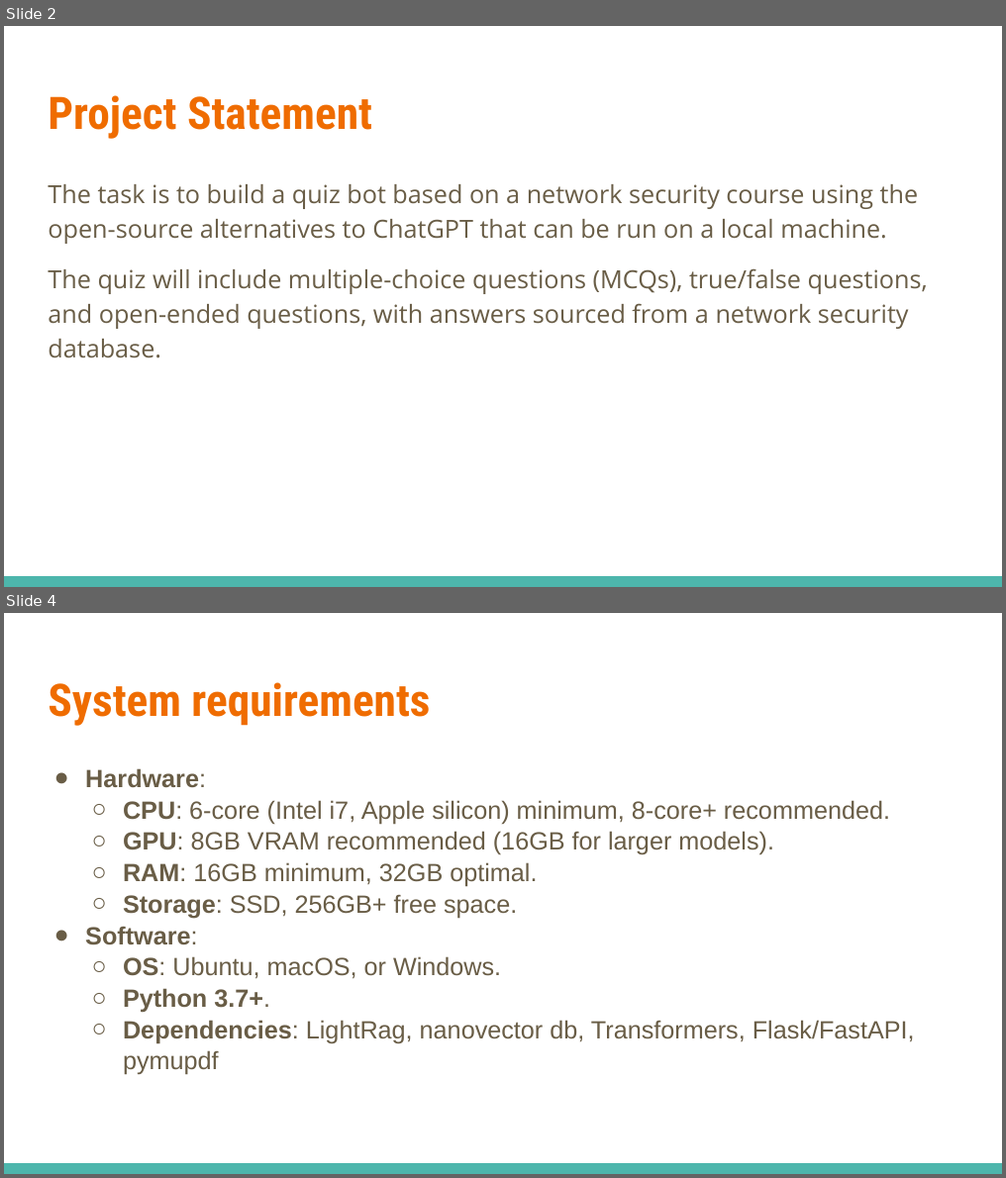
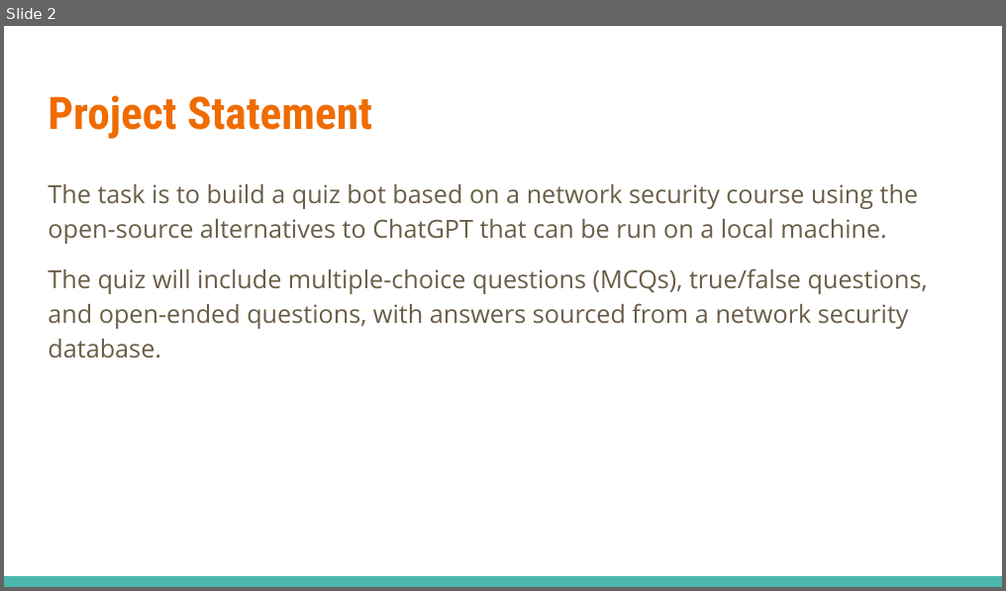
Before and after one commit to tvnikhil/QuizBot, a slide deck: Grp2_presentation.pptx. Shown one above the other, each under a label of ours: slides 2 and 4 before the commit, slide 2 after it; the slides between them are not shown. The pictures are 1006x1178 and 1006x591 pixels, drawn with LibreOffice and Linux fonts; fonts in the diff are those of the drawing. Boxes give left, top, right and bottom in pixels: in the first picture for what was removed or moved away, otherwise in the second. Text is boxed around its words. In the diff, an @@ line names an element or a change of style, - is before the commit and + after.

```diff
--- a/Grp2_presentation.pptx
+++ b/Grp2_presentation.pptx
@@ slide 4 removed at (4,613,1002,1174), background #FFFFFF; not listed: 1 template element that a slide beside it also shows @@
@@ title removed at (48,682,430,726) @@
-System requirements
@@ text removed at (85,768,915,1075) @@
-● Hardware:
-  ○ CPU: 6-core (Intel i7, Apple silicon) minimum, 8-core+ recommended.
-  ○ GPU: 8GB VRAM recommended (16GB for larger models).
-  ○ RAM: 16GB minimum, 32GB optimal.
-  ○ Storage: SSD, 256GB+ free space.
-● Software:
-  ○ OS: Ubuntu, macOS, or Windows.
-  ○ Python 3.7+.
-  ○ Dependencies: LightRag, nanovector db, Transformers, Flask/FastAPI, pymupdf
```
Also in this commit, not shown: 1 slide changed, 1 slide added, 7 other slides removed, 7 other files.
